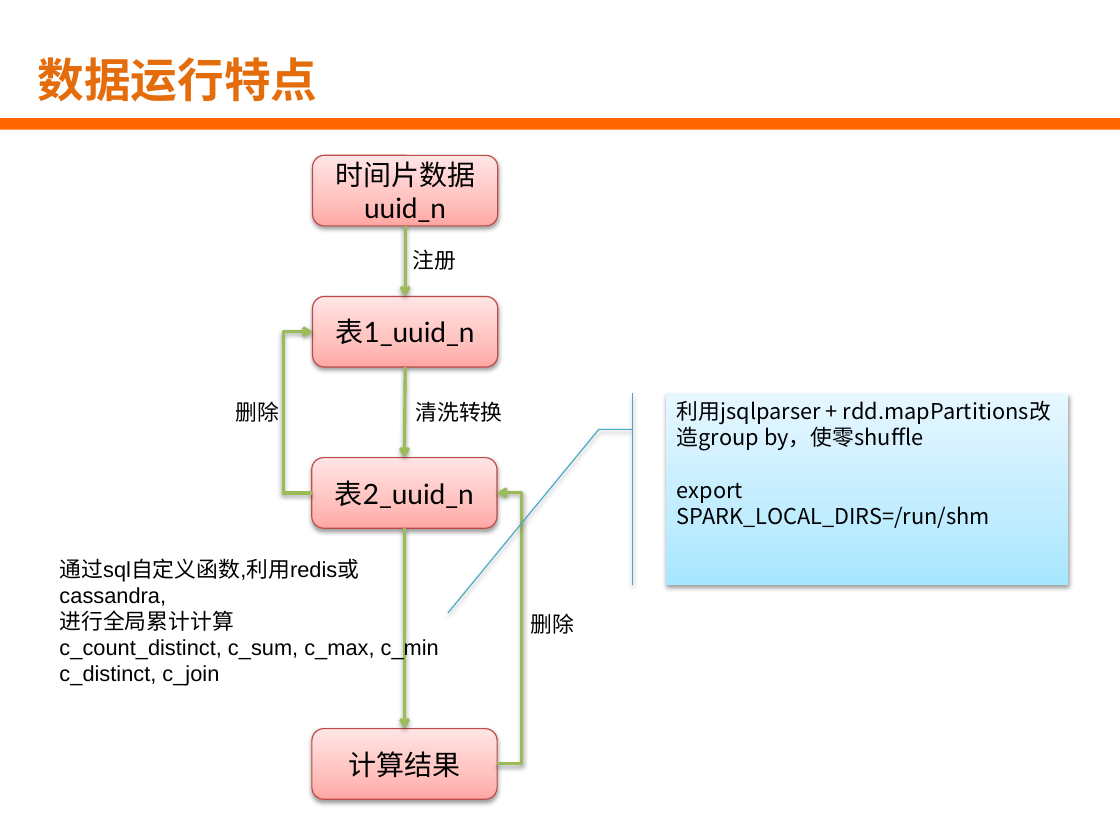
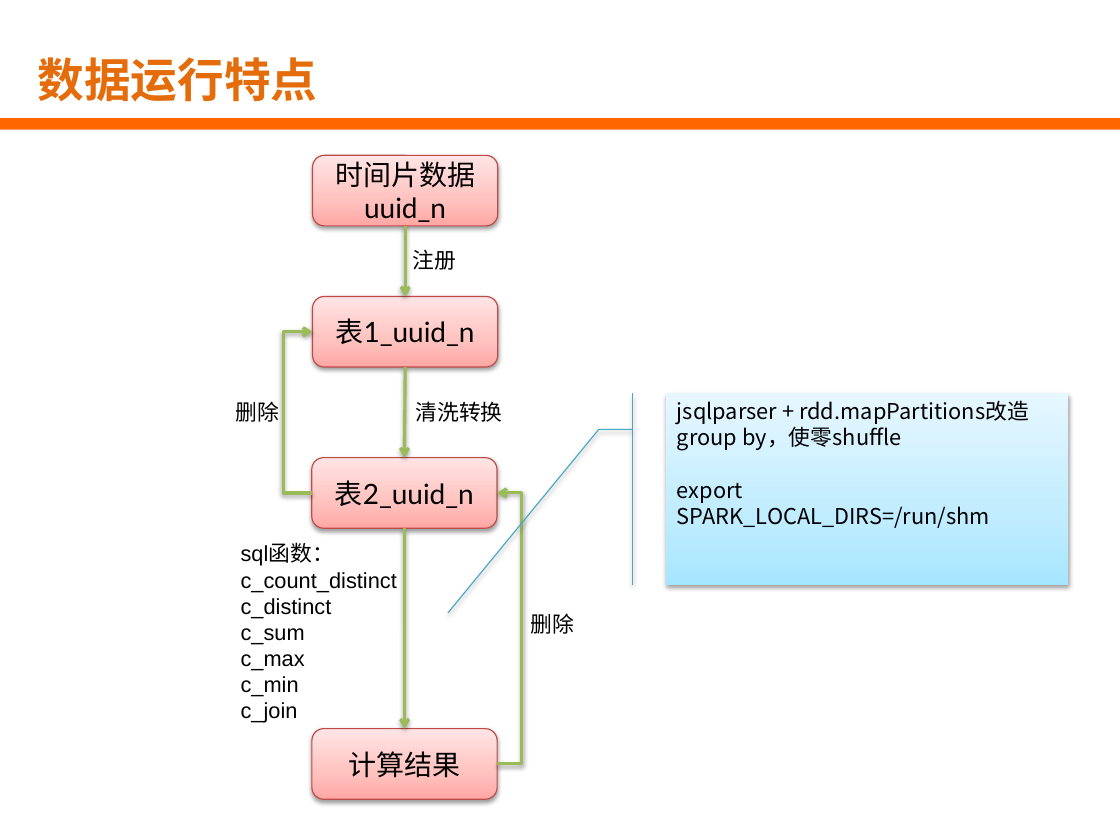
Before and after one commit to HNJame/meteor, a slide deck: slide 5 of doc/ppt/流星实时开发平台介绍.pptx. Drawn at 1120x840 pixels with LibreOffice and Linux fonts; fonts in the diff are those of the drawing; background and template pictures are left out. Boxes give left, top, right and bottom in pixels: in the first picture for what was removed or moved away, otherwise in the second. Text is boxed around its words. In the diff, an @@ line names an element or a change of style, - is before the commit and + after.

```diff
--- a/doc/ppt/流星实时开发平台介绍.pptx
+++ b/doc/ppt/流星实时开发平台介绍.pptx
@@ text in accent callout at <box>677,400,1029,450</box>: text changed @@
-利用jsqlparser + rdd.mapPartitions改造group by，使零shuffle
+jsqlparser + rdd.mapPartitions改造group by，使零shuffle
@@ text at <box>241,544,397,723</box>: text changed @@
-通过sql自定义函数,利用redis或cassandra,
-进行全局累计计算
-c_count_distinct, c_sum, c_max, c_min
-c_distinct, c_join
+sql函数：
+c_count_distinct
+c_distinct
+c_sum
+c_max
+c_min
+c_join
```
Also in this commit, not shown: 3 other slides changed.
